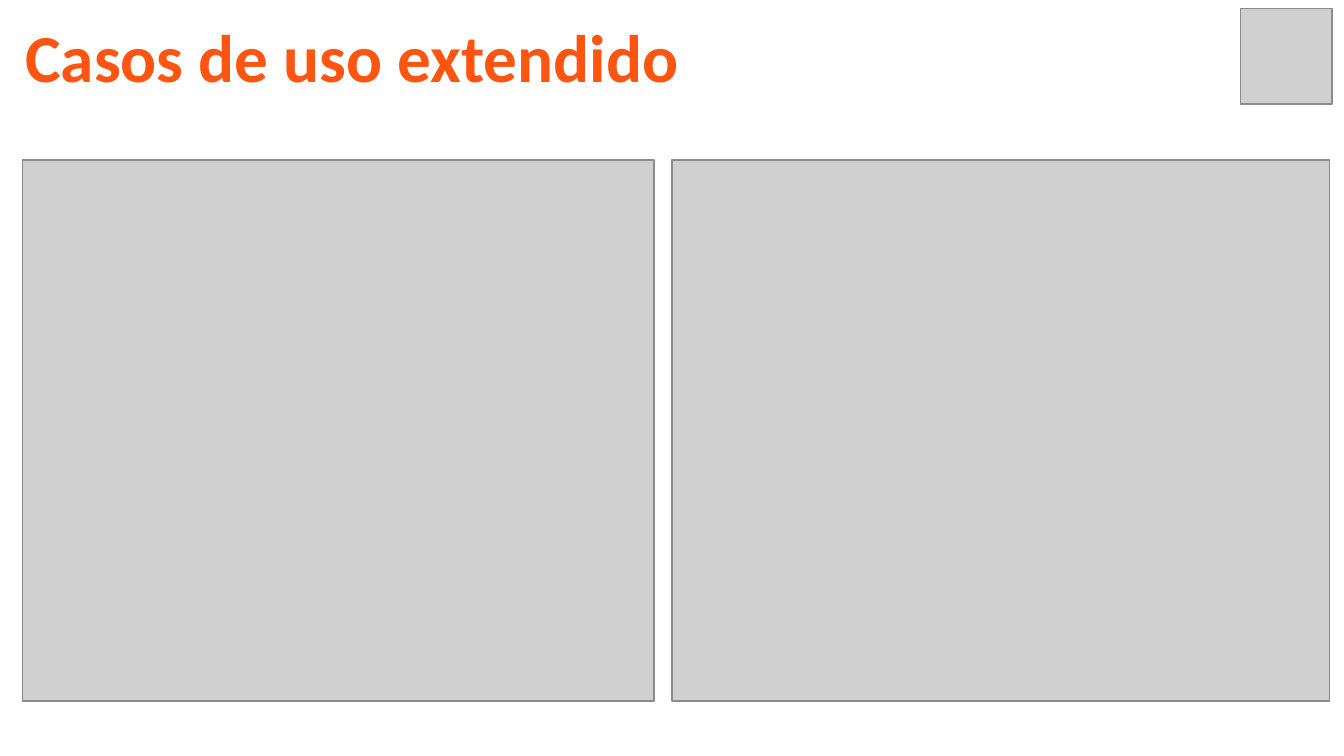
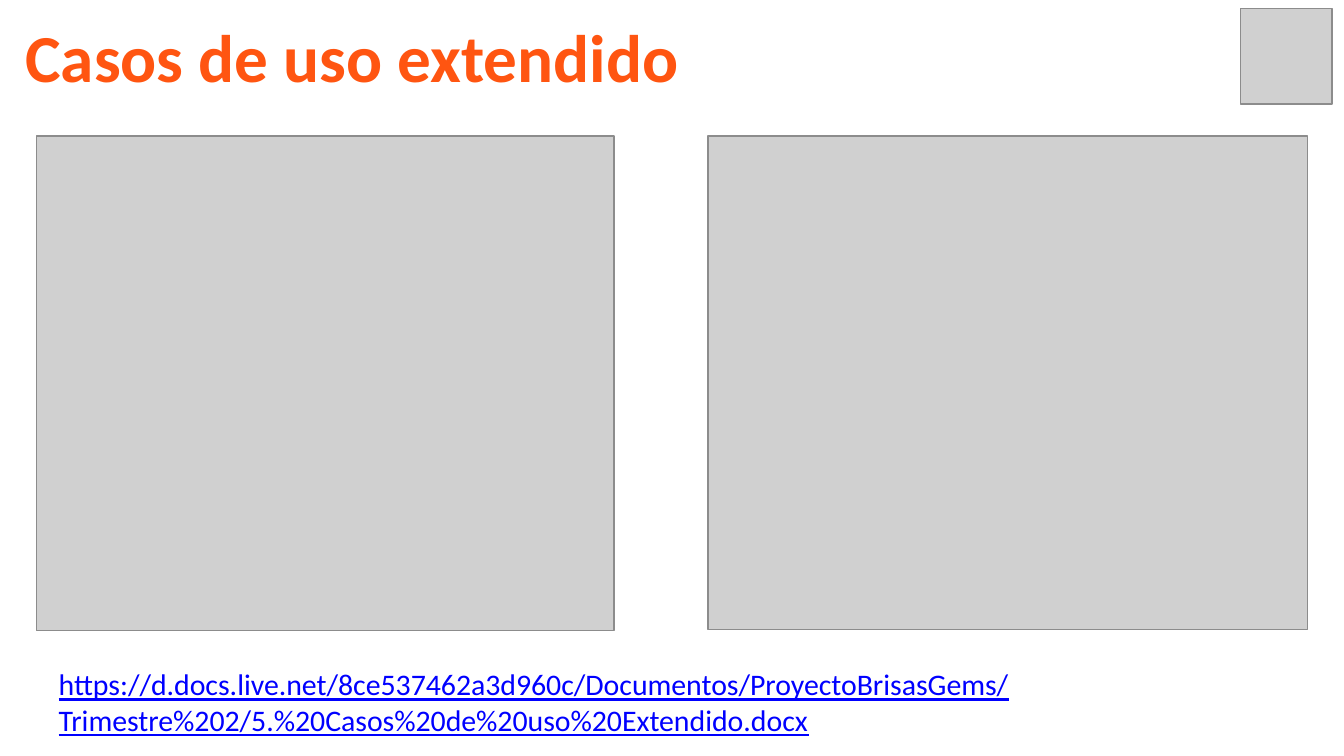
Before and after one commit to Natalia0404/ProyectoBrisasGems, a slide deck: slide 25 of Trimestre 2/1. Presentación proyecto plantilla SENA.pptx. Drawn at 1344x756 pixels with LibreOffice and Linux fonts; fonts in the diff are those of the drawing; grey boxes stand for pictures; background and template pictures are left out. Boxes give left, top, right and bottom in pixels: in the first picture for what was removed or moved away, otherwise in the second. Text is boxed around its words. In the diff, an @@ line names an element or a change of style, - is before the commit and + after.

```diff
--- a/Trimestre 2/1. Presentación proyecto plantilla SENA.pptx
+++ b/Trimestre 2/1. Presentación proyecto plantilla SENA.pptx
@@ picture: place and size @@
-picture at box(23, 160, 655, 702)
+picture at box(36, 136, 614, 630)
@@ picture: place and size @@
-picture at box(672, 160, 1329, 702)
+picture at box(708, 136, 1308, 629)
@@ text added at box(59, 674, 1008, 736), 16 pt, text #0000FF, underline @@
+https://d.docs.live.net/8ce537462a3d960c/Documentos/ProyectoBrisasGems/Trimestre%202/5.%20Casos%20de%20uso%20Extendido.docx
```
Also in this commit, not shown: 6 other slides changed, 1 other file.
